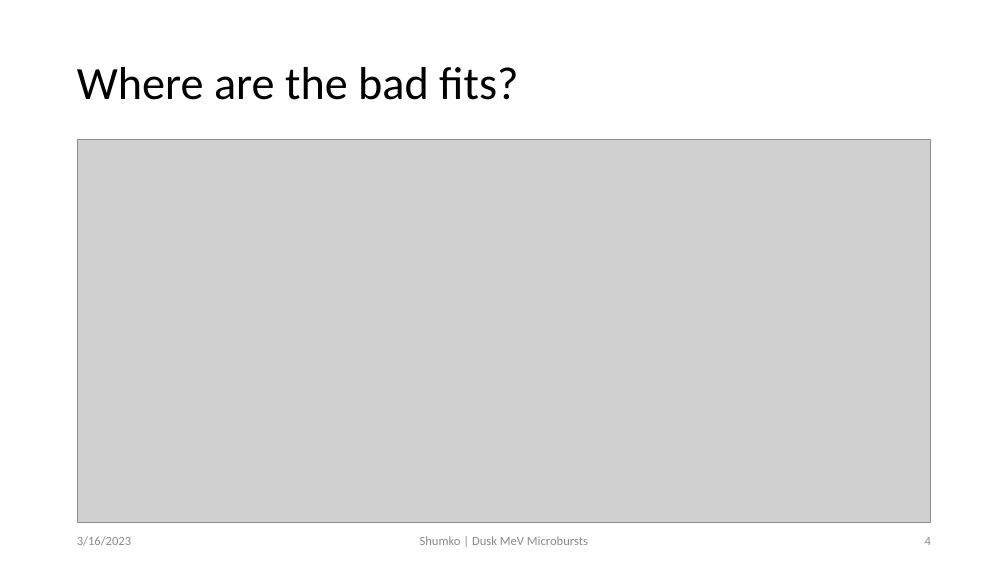
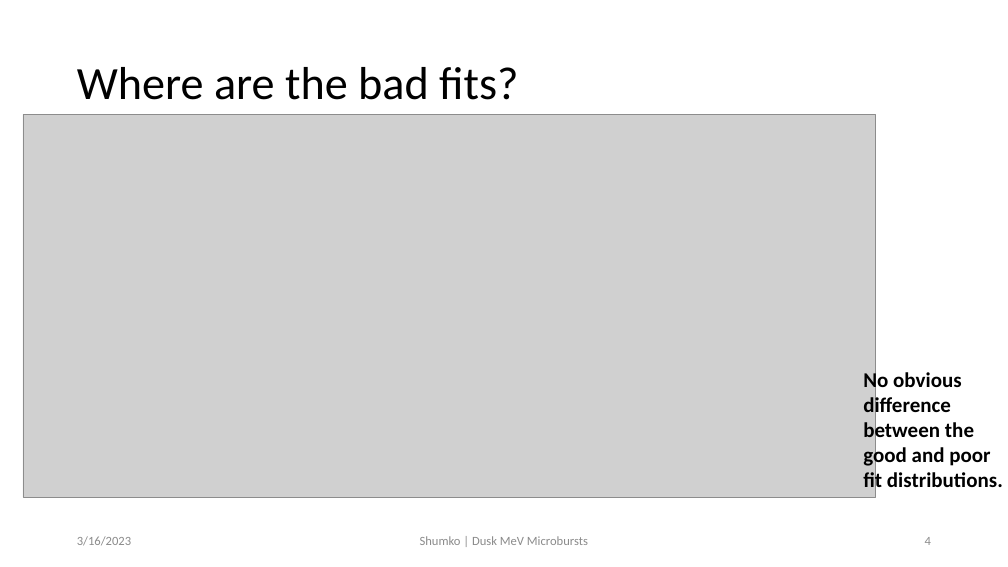
Before and after one commit to mshumko/sampex_microburst_widths, a slide deck: slide 4 of reports/20230316_dusk_microbursts.pptx. Drawn at 1008x567 pixels with LibreOffice and Linux fonts; fonts in the diff are those of the drawing; grey boxes stand for pictures. Boxes give left, top, right and bottom in pixels: in the first picture for what was removed or moved away, otherwise in the second. Text is boxed around its words. In the diff, an @@ line names an element or a change of style, - is before the commit and + after.

```diff
--- a/reports/20230316_dusk_microbursts.pptx
+++ b/reports/20230316_dusk_microbursts.pptx
@@ picture: place and size @@
-picture at (78, 139, 931, 522)
+picture at (23, 114, 876, 497)
@@ text added at (863, 369, 1003, 494), 20 pt, text #000000, bold @@
+No obvious difference between the good and poor fit distributions.
```
Also in this commit, not shown: 2 other slides changed, 7 slides added, 7 other files.
